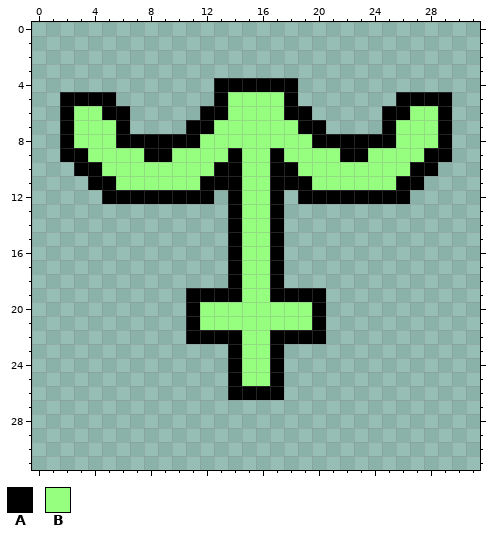
Pixel-art sprite, stored at GraphicsEngine/Game/Art/Spells/shield.png. Above, as it was before the edit.
The file is 32x32 pixels.
Palette (. is transparent): A #000000  B #97ff80
Pixels before, first column x 2:
 4 ...........AAAAAA...........
 5 AAAA.......ABBBBA.......AAAA
 6 ABBAA.....AABBBBAA.....AABBA
 7 ABBBA....AABBBBBBAA....ABBBA
 8 ABBBAAAAAABBBBBBBBAAAAAABBBA
 9 AABBBBAABBBBABBABBBBAABBBBAA
10 .AABBBBBBBBAABBAABBBBBBBBAA.
11 ..AABBBBBBAAABBAAABBBBBBAA..
12 ...AAAAAAAA.ABBA.AAAAAAAA...
13 ............ABBA............
14 ............ABBA............
15 ............ABBA............
16 ............ABBA............
17 ............ABBA............
18 ............ABBA............
19 .........AAAABBAAAA.........
20 .........ABBBBBBBBA.........
21 .........ABBBBBBBBA.........
22 .........AAAABBAAAA.........
23 ............ABBA............
24 ............ABBA............
25 ............ABBA............
26 ............AAAA............
Once edited:
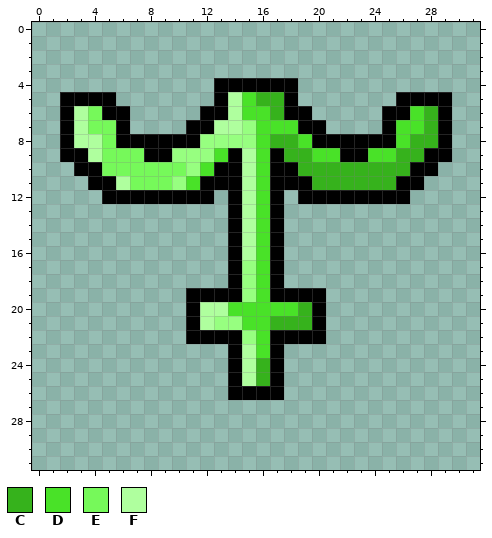
Colours new in this view: C #36b21c  D #49e228  E #76f95a  F #afff9e
Difference:
Changed rows in their new state; - is an unchanged pixel.
first column x 3:
 5 -----------FDCC-----------
 6 FE---------FDDC---------DC
 7 FEE-------FF-DDD-------DDC
 8 FFE----------DCCD------DCC
 9 -FEEE-----D-FD-CCDD--DDCC-
10 --EEEEEE-D--FD--CCCCCCCC--
11 ---FEEE-D---FD---CCCCCC---
12 ------------FD------------
13 ------------FD------------
14 ------------FD------------
15 ------------FD------------
16 ------------FD------------
17 -------------D------------
18 -------------D------------
19 -------------D------------
20 ---------FFDDDDDC---------
21 ---------F--DDCCC---------
22 -------------D------------
23 ------------FD------------
24 ------------FC------------
25 ------------FC------------
Boxes around the changes in both pictures, in picture pixels (x1, y1, x2, y2):
changed: (74, 92, 438, 386)
